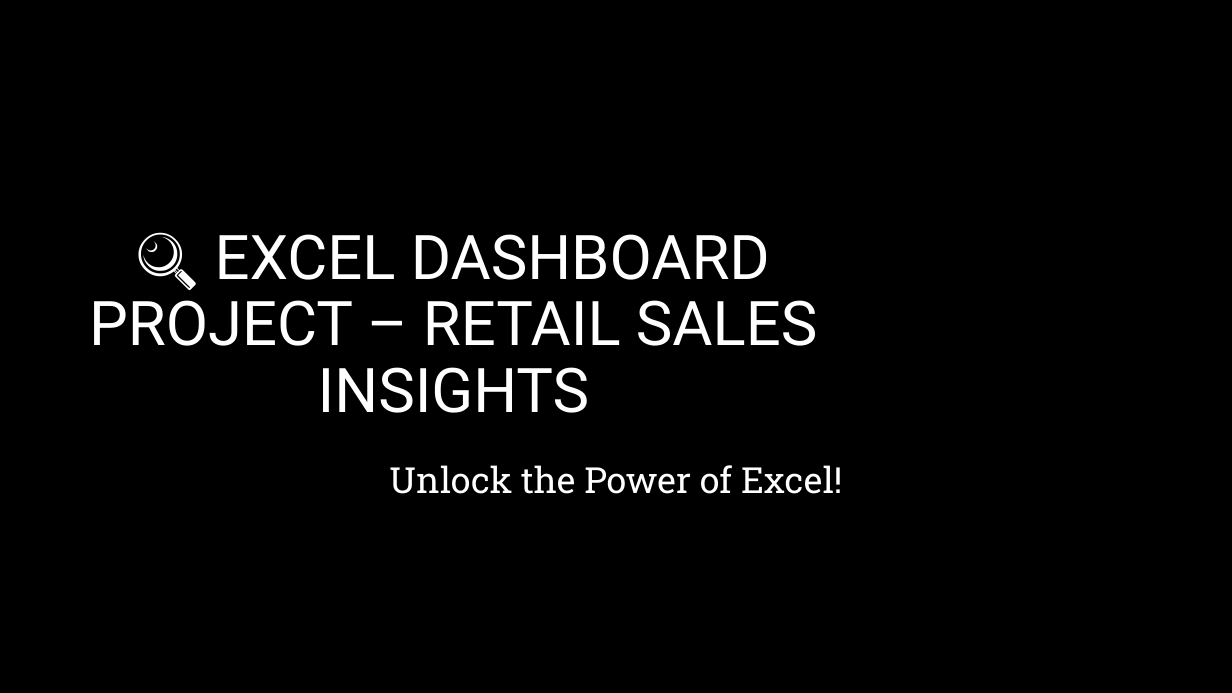
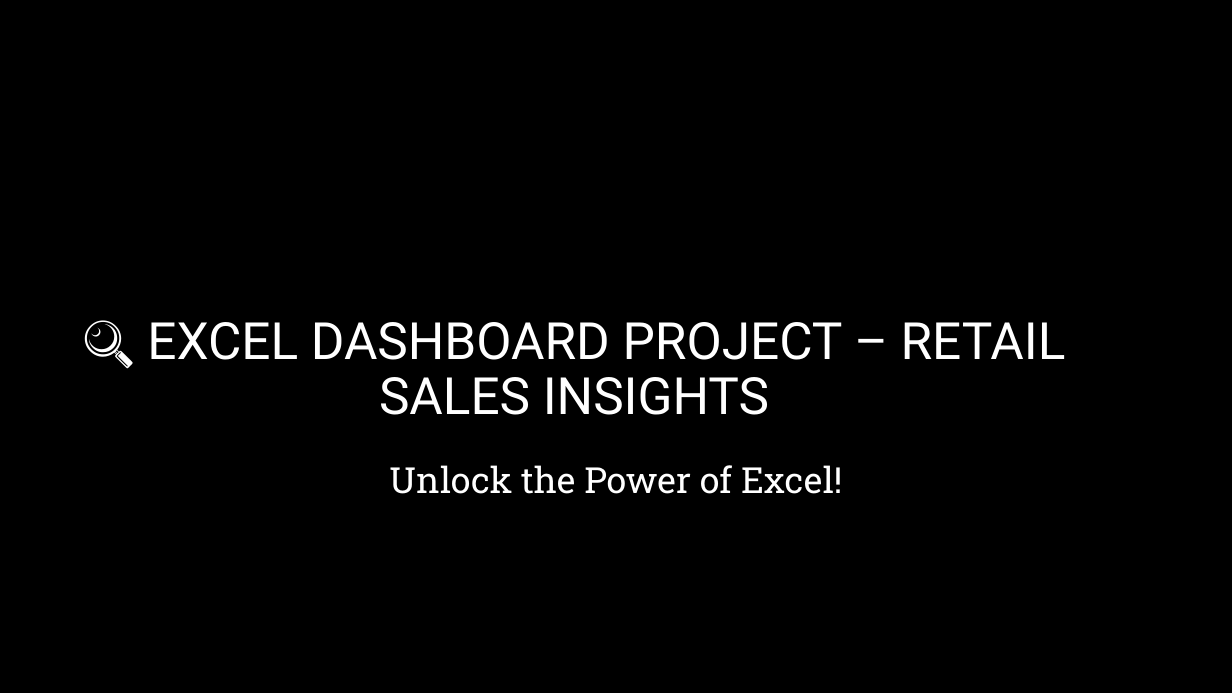
Before and after one commit to rajeevgit8055hub/Retail-Sales-Dashboard-Analysis, a slide deck: slide 3 of Retail Sales Dashboard.pptx. Drawn at 1232x693 pixels with LibreOffice and Linux fonts; fonts in the diff are those of the drawing; background and template pictures are left out. Boxes give left, top, right and bottom in pixels: in the first picture for what was removed or moved away, otherwise in the second. Text is boxed around its words. In the diff, an @@ line names an element or a change of style, - is before the commit and + after.

```diff
--- a/Retail Sales Dashboard.pptx
+++ b/Retail Sales Dashboard.pptx
@@ title "🔍 EXCEL DASHBOARD PROJECT – ..." at (147, 322, 1066, 415): size 48 to 40 pt @@
```
Also in this commit, not shown: 1 other slide changed, 2 other files.
